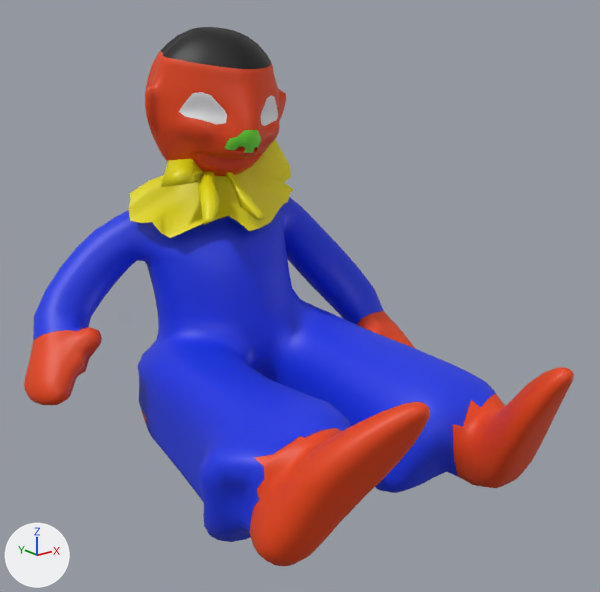
Renders of the FBX model Assets/Art/Models/Toy.fbx from each side of a commit.
Camera for both pictures: a 50 mm camera at (-0.766, -0.957, 0.72) aimed at (-0.006, -0.007, 0.34). Lighting does not change. The marker at lower left points along +X, +Y and +Z. Where no turn or scale is listed for an object, it has been applied to the vertices.

Objects in the first picture: 'ToyBody', 'ToyBody.001', 'ToyBody2'.
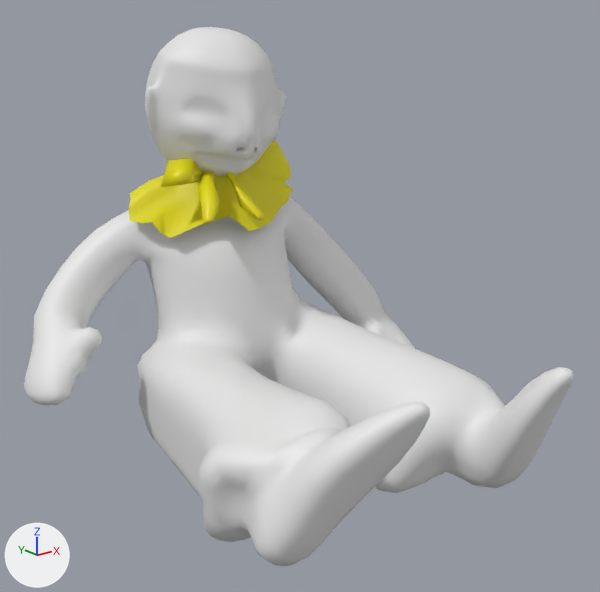
What differs and where, as boxes (x1, y1, x2, y2) in the pictures (600 x 592 px):
part 1 of me_tripo_mesh_e50bce26_3285_47b8_bef9_1de4ebf349c4, recoloured: (24, 311, 574, 566) in both
part 2 of me_tripo_mesh_e50bce26_3285_47b8_bef9_1de4ebf349c4, recoloured (blue to white): (33, 197, 496, 542) in both
part 3 of me_tripo_mesh_e50bce26_3285_47b8_bef9_1de4ebf349c4_004, recoloured: (145, 51, 286, 176) in both
part 4 of me_tripo_mesh_e50bce26_3285_47b8_bef9_1de4ebf349c4_004, recoloured (green to white): (225, 130, 261, 153) in both
part 5 of me_tripo_mesh_e50bce26_3285_47b8_bef9_1de4ebf349c4_004, recoloured (black to white): (160, 27, 271, 69) in both

The change, as a list of edits to the scene's bpy script:
```text
Add mat_material_002:
    mat_material_002 = principled_material('Material.002')
    mat_material_002.base_color = (0.8, 0.8, 0.8)  # white #e7e7e7
Change me_tripo_mesh_e50bce26_3285_47b8_bef9_1de4ebf349c4:
    where me_tripo_mesh_e50bce26_3285_47b8_bef9_1de4ebf349c4.from_pydata(...)  # 2280 vertices, 2261 faces; spans x -0.356..0.331, y -0.479..0.301, z -0.249..0.231
    used by ob_toybody; location = (0.014, 0.092, 0.274)
    me_tripo_mesh_e50bce26_3285_47b8_bef9_1de4ebf349c4 part 1: all 728 faces that had it switch from mat_material_007 (orange #e74309) to mat_eyes_001 (white #e7e7e7)
    me_tripo_mesh_e50bce26_3285_47b8_bef9_1de4ebf349c4 part 2: all 1533 faces that had it switch from mat_material_008 (blue #1535e7) to mat_eyes_001 (white #e7e7e7)
Change me_tripo_mesh_e50bce26_3285_47b8_bef9_1de4ebf349c4_004:
    where me_tripo_mesh_e50bce26_3285_47b8_bef9_1de4ebf349c4_004.from_pydata(...)  # 1879 vertices, 1827 faces; spans x -0.125..0.123, y -0.123..0.112, z -0.112..0.138
    used by ob_toybody_001; location = (0.021, 0.257, 0.596)
    remove me_tripo_mesh_e50bce26_3285_47b8_bef9_1de4ebf349c4_004.materials.append(mat_eyes_001)  # white #e7e7e7
    me_tripo_mesh_e50bce26_3285_47b8_bef9_1de4ebf349c4_004 part 3: all 1139 faces that had it switch from mat_material_007 (orange #e74309) to mat_material_002 (white #e7e7e7)
    me_tripo_mesh_e50bce26_3285_47b8_bef9_1de4ebf349c4_004 part 4: all 15 faces that had it switch from mat_nose (green #72e737) to mat_material_002 (white #e7e7e7)
    me_tripo_mesh_e50bce26_3285_47b8_bef9_1de4ebf349c4_004 part 5: all 603 faces that had it switch from mat_material_010 (black #000000) to mat_material_002 (white #e7e7e7)
```
